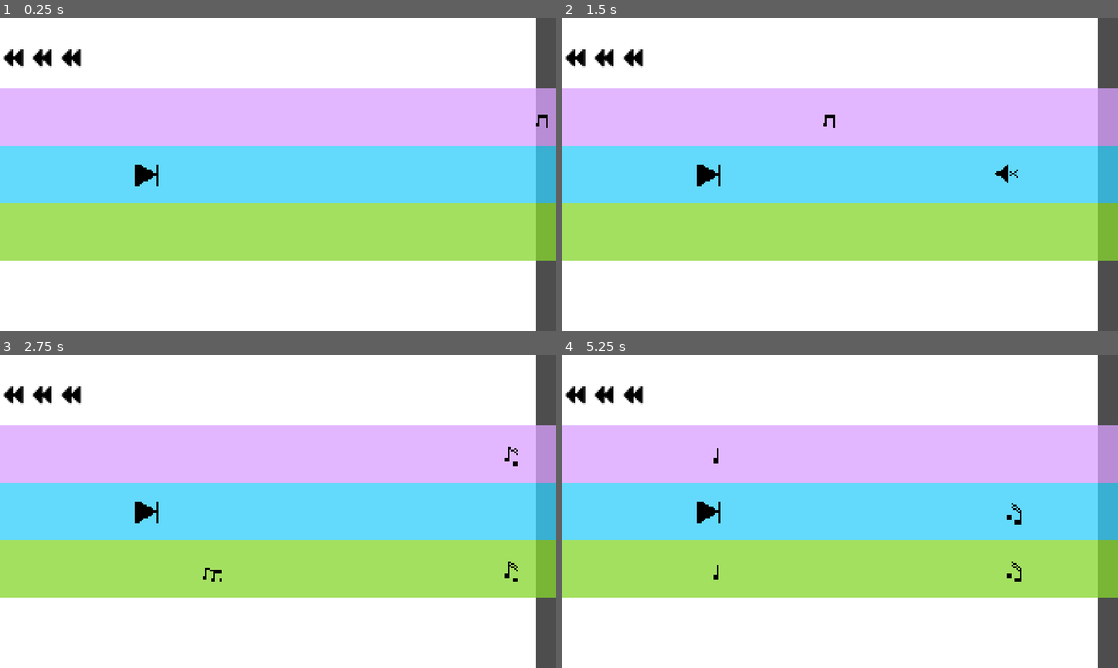
Above: before the commit, frames 1-4 (two rows, left to right).
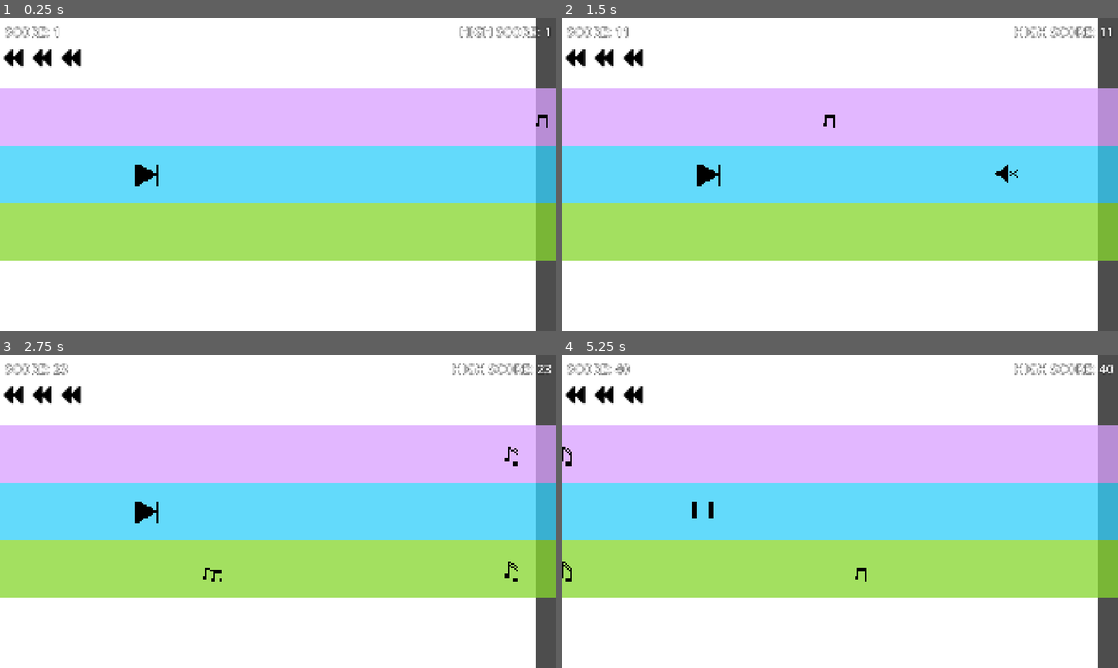
Above: after the commit, the same moments.

Repository: chorwat2137/haven-2026
Game: Godot game, scene res://scenes/main.tscn
Same seed, same stepped clock (60 frames per second), same inputs: the game is played once before the commit and once after it.
Inputs:
- Up to frame 1 (0.25 s): no input
- Up to frame 2 (1.5 s): tap Enter (ui_accept) at 0.5, 0.77 s; hold Right (ui_right) from 0.53 s (still down); tap Space (shoot) at 0.6, 1.35 s
- Up to frame 3 (2.75 s): tap Enter (ui_accept) at 1.52 s; release Right (ui_right) at 2.03 s; hold Left (ui_left) from 2.03 s (still down); tap Space (shoot) at 2.1 s
- Up to frame 4 (5.25 s): release Left (ui_left) at 2.78 s; hold Right (ui_right) 2.78-4.28 s; tap Space (shoot) every 0.75 s from 2.85 to 5.1 s; tap Enter (ui_accept) at 3.02, 3.77, 4.52 s; tap P (pause, bound only after the commit) at 4.15 s; hold Left (ui_left) 4.28-5.03 s; hold Right (ui_right) from 5.03 s (still down)

The runs differ from the first frame. In frame 1, 0.5% of the frame differs, in the area x 0-100%, y 2-7%; in frame 2, 0.5%; in frame 3, 0.6%; in frame 4, 1.1%, in the area x 0-100%, y 2-73%.

Commit message:
Automatic sync

Diff:
--- /dev/null
+++ b/hud.gd
@@ -0,0 +1,11 @@
+extends Node
+
+
+# Called when the node enters the scene tree for the first time.
+func _ready() -> void:
+	pass # Replace with function body.
+
+
+# Called every frame. 'delta' is the elapsed time since the previous frame.
+func _process(delta: float) -> void:
+	pass
--- a/project.godot
+++ b/project.godot
@@ -46,16 +46,25 @@
 track_up={
 "deadzone": 0.2,
 "events": [Object(InputEventKey,"resource_local_to_scene":false,"resource_name":"","device":-1,"window_id":0,"alt_press …(195 unchanged characters)…
+, Object(InputEventMouseButton,"resource_local_to_scene":false,"resource_name":"","device":-1,"window_id":0,"alt_pressed":false,"shift_pressed":false,"ctrl_pressed":false,"meta_pressed":false,"button_mask":0,"position":Vector2(0, 0),"global_position":Vector2(0, 0),"factor":1.0,"button_index":4,"canceled":false,"pressed":false,"double_click":false,"script":null)
 ]
 }
 track_down={
 "deadzone": 0.2,
 "events": [Object(InputEventKey,"resource_local_to_scene":false,"resource_name":"","device":-1,"window_id":0,"alt_press …(195 unchanged characters)…
+, Object(InputEventMouseButton,"resource_local_to_scene":false,"resource_name":"","device":-1,"window_id":0,"alt_pressed":false,"shift_pressed":false,"ctrl_pressed":false,"meta_pressed":false,"button_mask":0,"position":Vector2(0, 0),"global_position":Vector2(0, 0),"factor":1.0,"button_index":5,"canceled":false,"pressed":false,"double_click":false,"script":null)
 ]
 }
 shoot={
 "deadzone": 0.2,
-"events": [Object(InputEventKey,"resource_local_to_scene":false,"resource_name":"","device":16,"window_id":0,"alt_pressed":false,"shift_pressed":false,"ctrl_pressed":false,"meta_pressed":false,"pressed":false,"keycode":0,"physical_keycode":32,"key_label":0,"unicode":0,"location":0,"echo":false,"script":null)
+"events": [Object(InputEventKey,"resource_local_to_scene":false,"resource_name":"","device":-1,"window_id":0,"alt_pressed":false,"shift_pressed":false,"ctrl_pressed":false,"meta_pressed":false,"pressed":false,"keycode":0,"physical_keycode":32,"key_label":0,"unicode":32,"location":0,"echo":false,"script":null)
+, Object(InputEventMouseButton,"resource_local_to_scene":false,"resource_name":"","device":-1,"window_id":0,"alt_pressed":false,"shift_pressed":false,"ctrl_pressed":false,"meta_pressed":false,"button_mask":1,"position":Vector2(423, 29),"global_position":Vector2(435, 89),"factor":1.0,"button_index":1,"canceled":false,"pressed":true,"double_click":false,"script":null)
+]
+}
+pause={
+"deadzone": 0.2,
+"events": [Object(InputEventKey,"resource_local_to_scene":false,"resource_name":"","device":-1,"window_id":0,"alt_pressed":false,"shift_pressed":false,"ctrl_pressed":false,"meta_pressed":false,"pressed":false,"keycode":0,"physical_keycode":80,"key_label":0,"unicode":112,"location":0,"echo":false,"script":null)
+, Object(InputEventKey,"resource_local_to_scene":false,"resource_name":"","device":-1,"window_id":0,"alt_pressed":false,"shift_pressed":false,"ctrl_pressed":false,"meta_pressed":false,"pressed":false,"keycode":0,"physical_keycode":4194305,"key_label":0,"unicode":0,"location":0,"echo":false,"script":null)
 ]
 }
 
--- /dev/null
+++ b/scenes/hud.tscn
@@ -0,0 +1,31 @@
+[gd_scene format=3 uid="uid://cdqq14okybsn0"]
+
+[node name="HUD" type="CanvasLayer" unique_id=1111737151]
+
+[node name="ScoreLabel" type="Label" parent="." unique_id=2059264087]
+offset_left = 16.0
+offset_top = 16.0
+offset_right = 171.0
+offset_bottom = 79.0
+theme_override_colors/font_outline_color = Color(0, 0, 0, 1)
+theme_override_constants/outline_size = 5
+theme_override_font_sizes/font_size = 45
+text = "SCORE:"
+horizontal_alignment = 1
+vertical_alignment = 1
+
+[node name="HighScoreLabel" type="Label" parent="." unique_id=1215975734]
+anchors_preset = 1
+anchor_left = 1.0
+anchor_right = 1.0
+offset_left = -296.0
+offset_top = 16.0
+offset_right = -15.0
+offset_bottom = 79.0
+grow_horizontal = 0
+theme_override_colors/font_outline_color = Color(0, 0, 0, 1)
+theme_override_constants/outline_size = 5
+theme_override_font_sizes/font_size = 45
+text = "HIGH SCORE:"
+horizontal_alignment = 1
+vertical_alignment = 1
--- a/scenes/main.tscn
+++ b/scenes/main.tscn
@@ -5,6 +5,7 @@
 [ext_resource type="AudioStream" uid="uid://cv8hd8tabbd81" path="res://sfx/music/new-moon.wav" id="2_tbgi4"]
 [ext_resource type="PackedScene" uid="uid://g1ip3d8jtu60" path="res://scenes/spectrum.tscn" id="3_sugp2"]
 [ext_resource type="Script" uid="uid://duujhul7l6ncf" path="res://scripts/rewind.gd" id="3_tbgi4"]
+[ext_resource type="PackedScene" uid="uid://cdqq14okybsn0" path="res://scenes/hud.tscn" id="6_tefeu"]
 
 [node name="Node" type="Node" unique_id=839730489]
 script = ExtResource("1_0wfyh")
@@ -47,6 +48,7 @@
 color = Color(0.52649975, 0.83965874, 0.18535423, 0.7647059)
 
 [node name="Player" parent="." unique_id=2121710803 instance=ExtResource("1_o5qli")]
+process_mode = 3
 
 [node name="Camera2D2" type="Camera2D" parent="Player" unique_id=2011008339]
 position = Vector2(459, 0)
@@ -57,3 +59,5 @@
 offset_top = -540.0
 offset_right = 951.0
 offset_bottom = 540.0
+
+[node name="HUD" parent="." unique_id=1111737151 instance=ExtResource("6_tefeu")]
--- a/scenes/restart.tscn
+++ b/scenes/restart.tscn
@@ -1,6 +1,6 @@
 [gd_scene format=3 uid="uid://bpuc14tjuyyth"]
 
-[ext_resource type="Script" uid="uid://brqisgdg4wios" path="res://scenes/restart.gd" id="1_q5shd"]
+[ext_resource type="Script" uid="uid://brqisgdg4wios" path="res://scripts/restart.gd" id="1_q5shd"]
 
 [sub_resource type="StyleBoxFlat" id="StyleBoxFlat_7dg1w"]
 bg_color = Color(0.7585879, 0.54588866, 0.70420504, 1)
--- a/scripts/main.gd
+++ b/scripts/main.gd
@@ -35,6 +35,7 @@
 
 var screen_size: Vector2i
 var score = 0
+var high_score = 0
 var last_obs
 
 var min_distance = 1000
@@ -46,7 +47,7 @@
 	speed = START_SPEED
 	screen_size = get_viewport().get_visible_rect().size
 
-	$Player/Camera2D2/Spectrum.position.y = -screen_size.y / 2
+	$Player/Camera2D2/Spectrum.position.y = float(-screen_size.y) / 2
 
 	var center_y = screen_size.y / 2.0
 
@@ -65,9 +66,11 @@
 		speed += 0.05
 
 	score += speed
+	show_score()
+
 	$Player.position.x += speed * delta * 60
 
-	$Linia.position.x = $Player.position.x - screen_size.x / 2
+	$Linia.position.x = $Player.position.x - float(screen_size.x) / 2
 
 	for heart in hp_on_screen:
 		if is_instance_valid(heart):
@@ -76,6 +79,11 @@
 
 	generate_obs()
 
+func show_score():
+	if score > high_score:
+		high_score = score
+	$HUD.get_node("HighScoreLabel").text = "HIGH SCORE: " + str(int(high_score/100))
+	$HUD.get_node("ScoreLabel").text = "SCORE: " + str(int(score/100))
 
 func add_hearts():
 	for i in range(3):
--- a/scripts/mojpocisk.gd
+++ b/scripts/mojpocisk.gd
@@ -16,7 +16,7 @@
 		body.queue_free()
 		queue_free()
 # Called every frame. 'delta' is the elapsed time since the previous frame.
-func _process(delta: float) -> void:
+func _process(_delta: float) -> void:
 	position.x += get_parent().speed * 1.5
 	if position.x  < get_parent().get_node("Player").position.x:
 		print("zmywam się stąd")
--- a/scripts/player_control.gd
+++ b/scripts/player_control.gd
@@ -1,5 +1,6 @@
 extends CharacterBody2D
 
+var pause = false
 var lane_positions: Array[float] = []
 var bullet = preload("res://scenes/mojpocisk.tscn")
 @export var movement_speed: float = 10.0
@@ -43,11 +44,20 @@
 	if Input.is_action_just_pressed("shoot"):
 		shoot()
 	# Keyboard input
-	if Input.is_action_just_pressed("ui_up"):
+	if Input.is_action_just_pressed("track_up"):
 		current_lane = max(0, current_lane - 1)
 
-	if Input.is_action_just_pressed("ui_down"):
+	if Input.is_action_just_pressed("track_down"):
 		current_lane = min(2, current_lane + 1)
+	if Input.is_action_just_pressed("pause"):
+
+		pause = !pause
+		get_tree().paused = pause
+
+		if pause:
+			$Sprite2D.texture = load("res://gfx/player_stop.png")
+		else:
+			$Sprite2D.texture = load("res://gfx/player_forward.png")
 
 	# Get target Y position
 	var target_y: float = lane_positions[current_lane]
--- a/scripts/pocisk.gd
+++ b/scripts/pocisk.gd
@@ -5,5 +5,5 @@
 func _ready() -> void:
 	pass
 # Called every frame. 'delta' is the elapsed time since the previous frame.
-func _process(delta: float) -> void:
+func _process(_delta: float) -> void:
 	position.x -= get_parent().speed / 3
--- a/scripts/triola.gd
+++ b/scripts/triola.gd
@@ -10,5 +10,5 @@
 	$Sprite2D.texture = load(file)
 
 
-func _process(delta: float) -> void:
+func _process(_delta: float) -> void:
 	pass
Not shown, added: hud.gd.uid
Not shown, added: scenes/main.tscn23009974950.tmp
